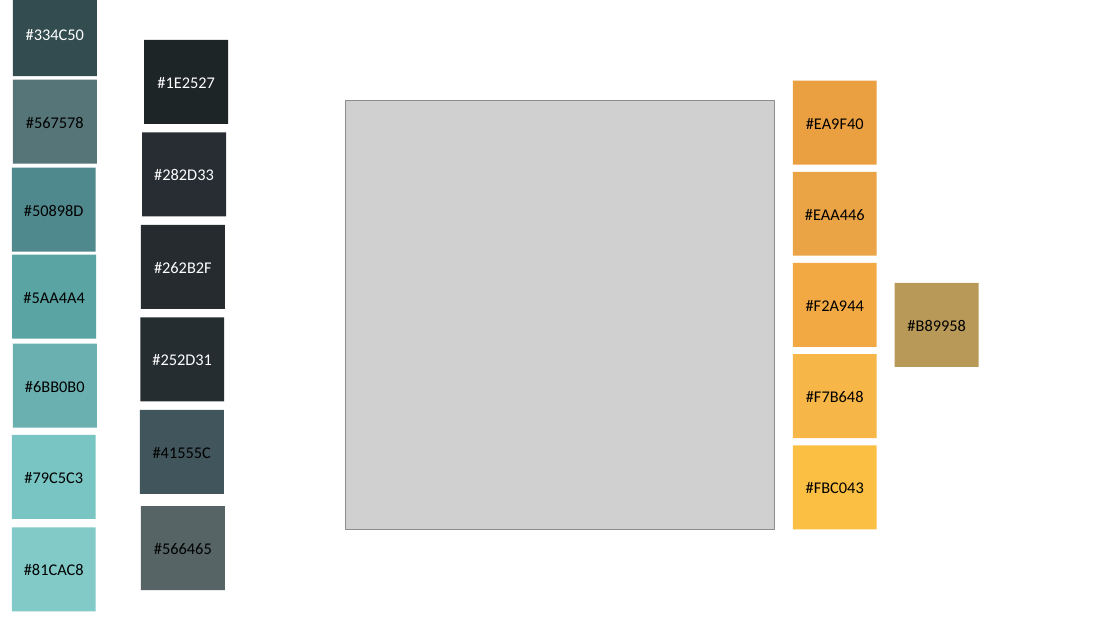
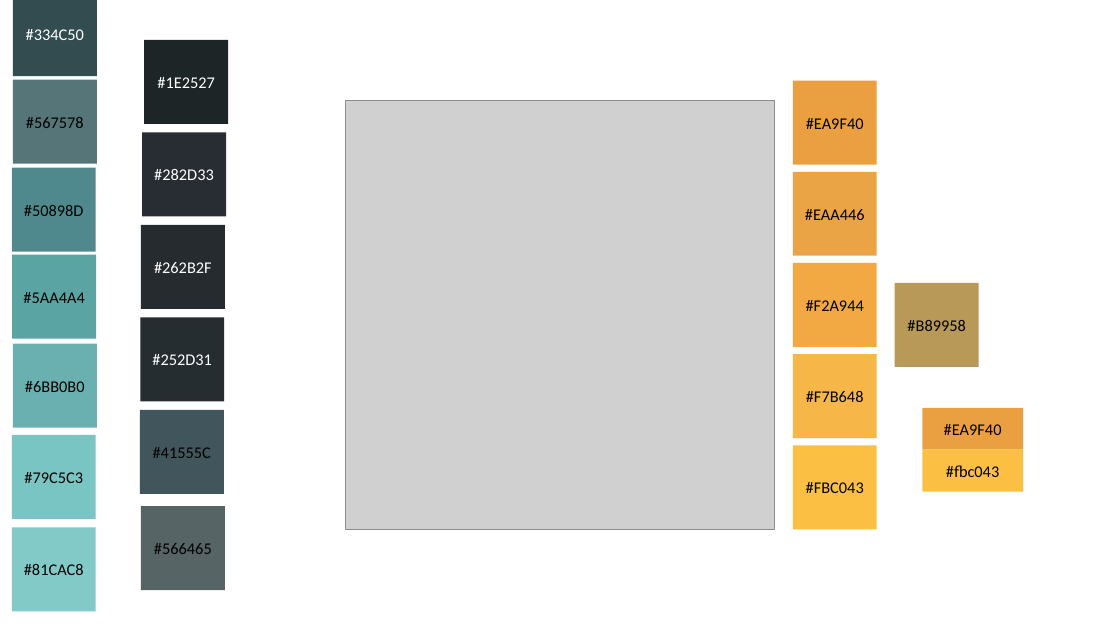
Before and after one commit to fj-dev/gui-design, a slide deck: slide 1 of color-scheme-ideas.pptx. Drawn at 1120x630 pixels with LibreOffice and Linux fonts; fonts in the diff are those of the drawing; grey boxes stand for pictures. Boxes give left, top, right and bottom in pixels: in the first picture for what was removed or moved away, otherwise in the second. Text is boxed around its words. In the diff, an @@ line names an element or a change of style, - is before the commit and + after.

```diff
--- a/color-scheme-ideas.pptx
+++ b/color-scheme-ideas.pptx
@@ rectangle added at bbox=[923, 408, 1023, 450], fill #EA9F40, 14 pt, text #000000 @@
+#EA9F40
@@ rectangle added at bbox=[923, 450, 1023, 492], fill #FBC043, 14 pt, text #000000 @@
+#fbc043
```
Also in this commit, not shown: 1 other slide changed, 4 slides added, 1 other file.
